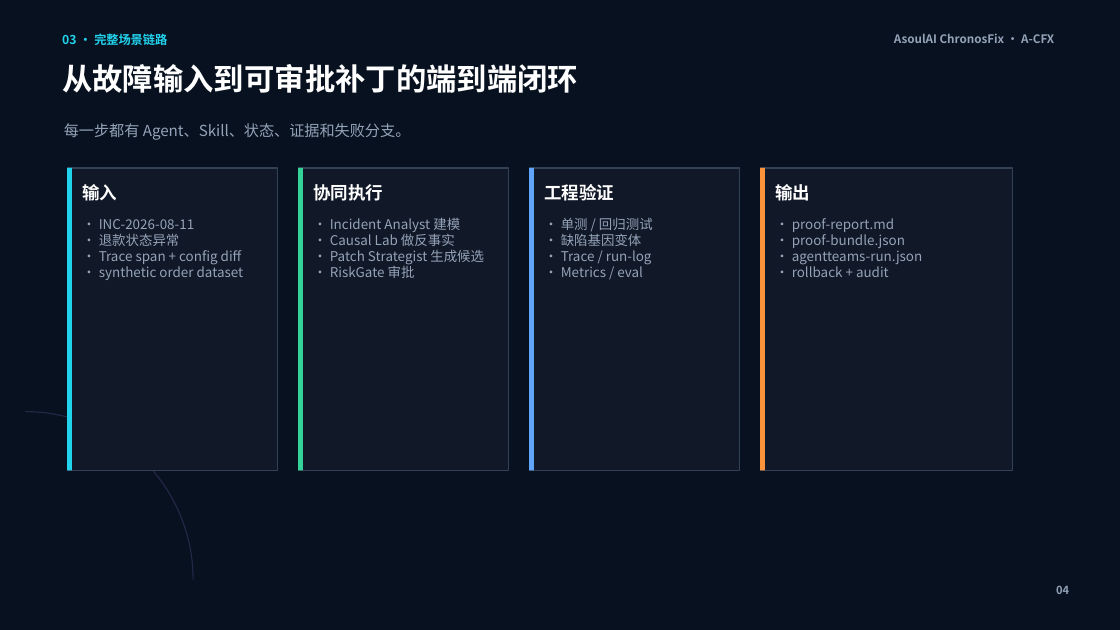
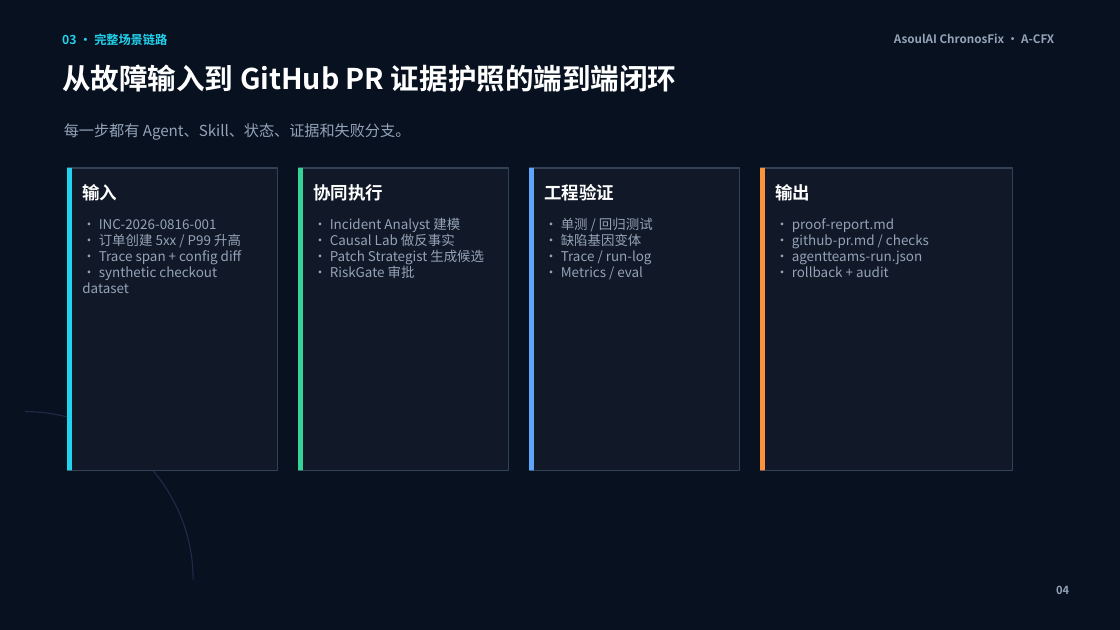
Before and after one commit to ASOUL-Official/asoulai-chronosfix, a slide deck: slide 4 of submission/ChronosFix_复赛方案.pptx. Drawn at 1120x630 pixels with LibreOffice and Linux fonts; fonts in the diff are those of the drawing. Boxes give left, top, right and bottom in pixels: in the first picture for what was removed or moved away, otherwise in the second. Text is boxed around its words. In the diff, an @@ line names an element or a change of style, - is before the commit and + after.

Commit message:
Strengthen proof-carrying change narrative

```diff
--- a/submission/ChronosFix_复赛方案.pptx
+++ b/submission/ChronosFix_复赛方案.pptx
@@ text at (x1=62, y1=64, x2=677, y2=92): text changed; size 26 to 24.5 pt @@
-从故障输入到可审批补丁的端到端闭环
+从故障输入到 GitHub PR 证据护照的端到端闭环
@@ text at (x1=99, y1=219, x2=241, y2=246): text changed @@
-• INC-2026-08-11
-• 退款状态异常
+• INC-2026-0816-001
+• 订单创建 5xx / P99 升高
@@ text at (x1=792, y1=231, x2=929, y2=249): text changed @@
-• proof-bundle.json
+• github-pr.md / checks
@@ text at (x1=82, y1=263, x2=217, y2=293): text changed @@
-• synthetic order dataset
+• synthetic checkout dataset
```
Also in this commit, not shown: 8 other slides changed, 21 other files.
